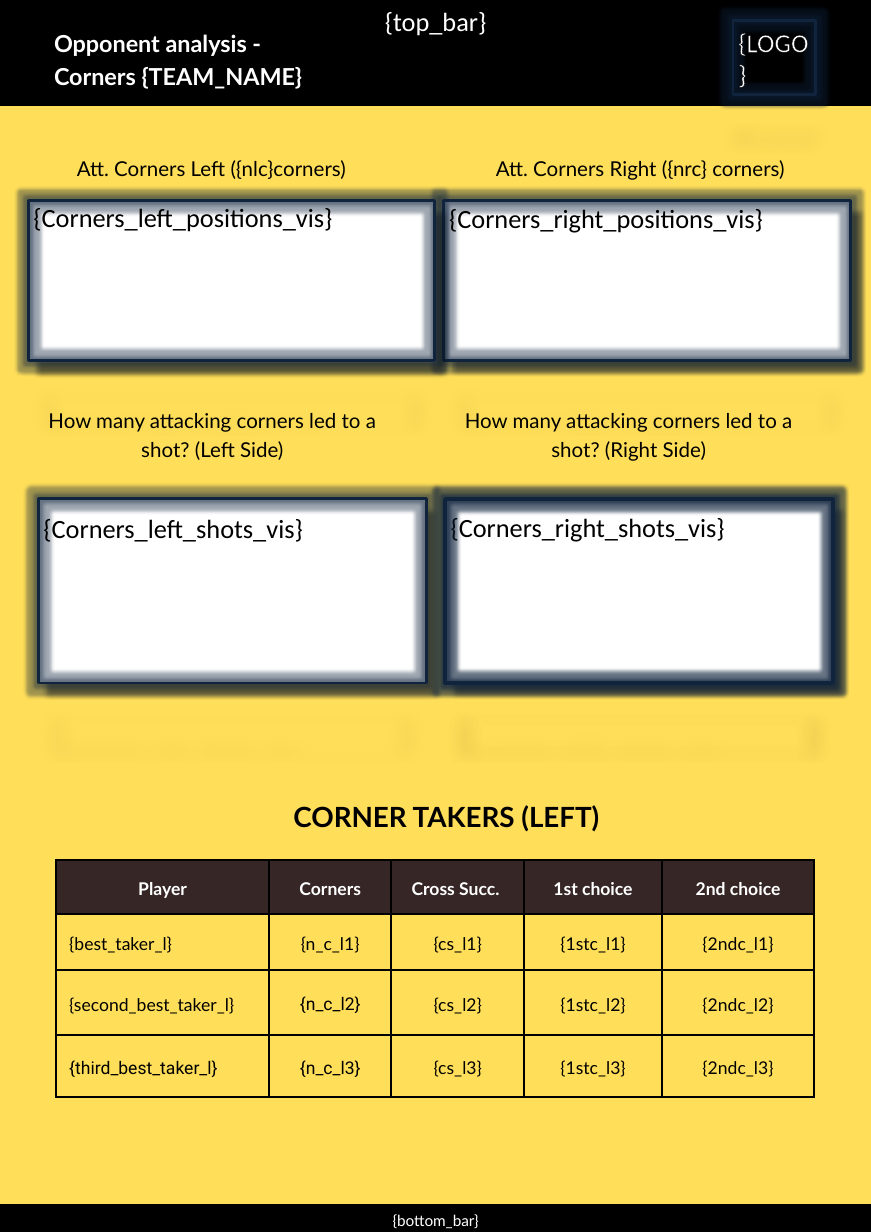
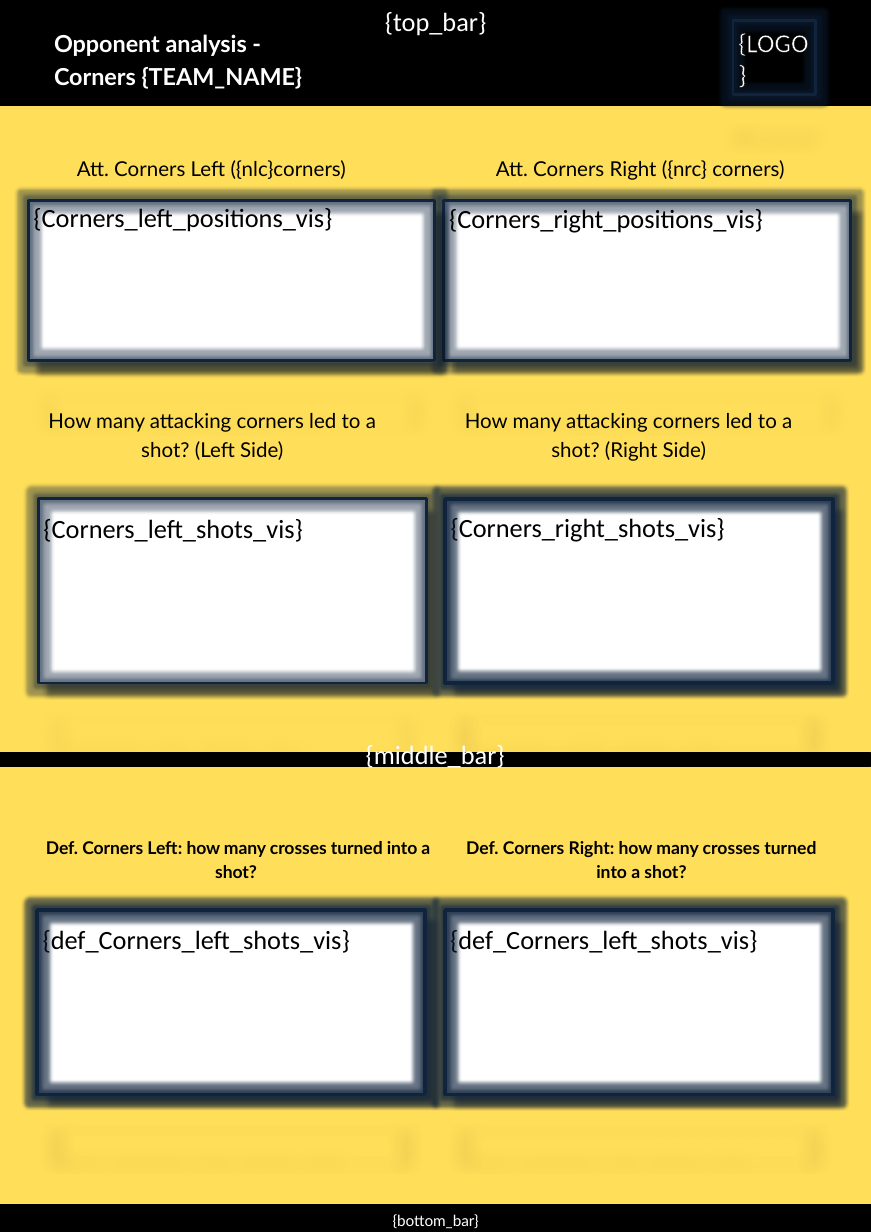
Before and after one commit to RoelandKramer/opp_analysis2, a slide deck: slide 1 of template_opp_analysis.pptx. Drawn at 871x1232 pixels with LibreOffice and Linux fonts; fonts in the diff are those of the drawing. Boxes give left, top, right and bottom in pixels: in the first picture for what was removed or moved away, otherwise in the second. Text is boxed around its words. In the diff, an @@ line names an element or a change of style, - is before the commit and + after.

```diff
--- a/template_opp_analysis.pptx
+++ b/template_opp_analysis.pptx
@@ freeform shape added at box(0, 755, 871, 767), fill #000000, outline #000000 2 pt @@
@@ rectangle added at box(0, 754, 871, 766), fill #000000, outline #000000 2 pt, 18 pt, text #FFFFFF @@
+{middle_bar}
@@ text removed at box(293, 805, 599, 831) @@
-CORNER TAKERS (LEFT)
@@ text added at box(46, 841, 430, 878), 12 pt, text #000000, bold @@
+Def. Corners Left: how many crosses turned into a shot?
@@ table removed at box(56, 860, 814, 1098), 4 rows, 5 columns @@
-Player | Corners | Cross Succ. | 1st choice | 2nd choice
-{best_taker_l} | {n_c_l1} | {cs_l1} | {1stc_l1} | {2ndc_l1}
-{second_best_taker_l} | {n_c_l2} | {cs_l2} | {1stc_l2} | {2ndc_l2}
-{third_best_taker_l} | {n_c_l3} | {cs_l3} | {1stc_l3} | {2ndc_l3}
@@ text added at box(466, 841, 816, 878), 12 pt, text #000000, bold @@
+Def. Corners Right: how many crosses turned into a shot?
@@ rectangle added at box(37, 910, 425, 1095), outline #0F243E 2 pt, 18 pt, text #000000 @@
+{def_Corners_left_shots_vis}
@@ rectangle added at box(37, 911, 425, 1096), outline #0F243E 2 pt @@
@@ rectangle added at box(39, 910, 426, 1095), fill #FFFFFF @@
@@ rectangle added at box(445, 911, 832, 1096), fill #FFFFFF @@
@@ rectangle added at box(445, 911, 833, 1096), outline #0F243E 2 pt, 18 pt, text #000000 @@
+{def_Corners_left_shots_vis}
@@ rectangle added at box(446, 911, 834, 1096), outline #0F243E 2 pt @@
```
Also in this commit, not shown: 1 other slide changed.
